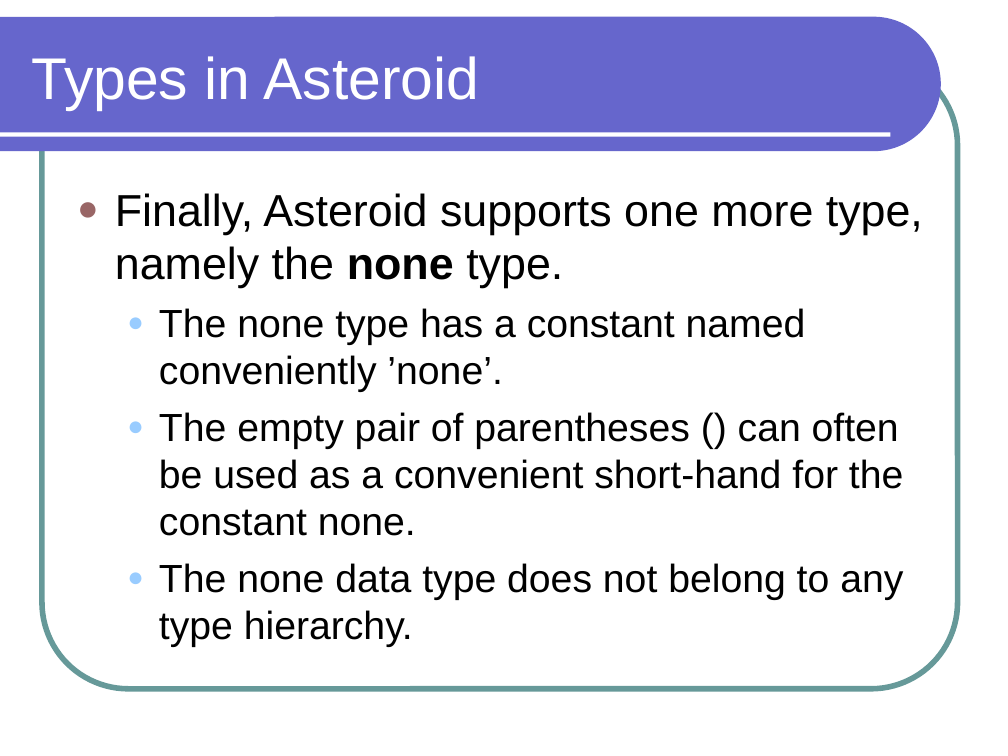
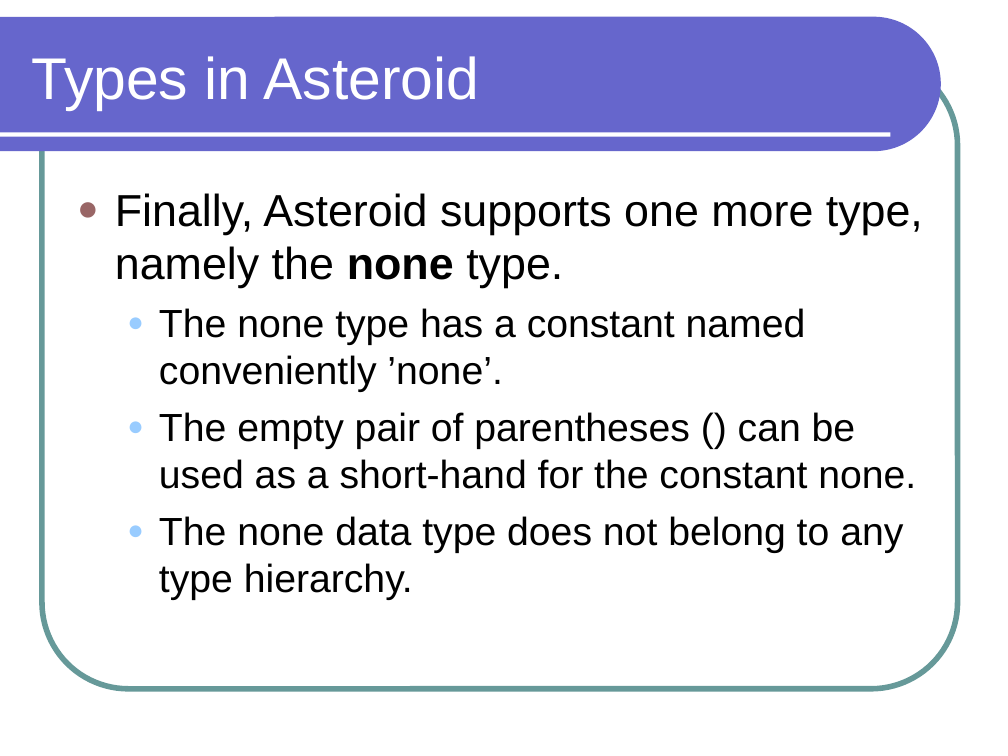
Before and after one commit to lutzhamel/CSC301, a slide deck: slide 13 of notes/csc301-ln002.ppt (slide 12 before the commit). Drawn at 1008x756 pixels with LibreOffice and Linux fonts; fonts in the diff are those of the drawing. Boxes give left, top, right and bottom in pixels: in the first picture for what was removed or moved away, otherwise in the second. Text is boxed around its words. In the diff, an @@ line names an element or a change of style, - is before the commit and + after.

```diff
--- a/notes/csc301-ln002.ppt
+++ b/notes/csc301-ln002.ppt
@@ text at bbox=[159, 412, 916, 489]: text changed @@
-  ● The empty pair of parentheses () can often be used as a convenient short-hand for the constant none.
+  ● The empty pair of parentheses () can be used as a short-hand for the constant none.
```
Also in this commit, not shown: 7 other slides changed, 1 slide added, 3 other files.
